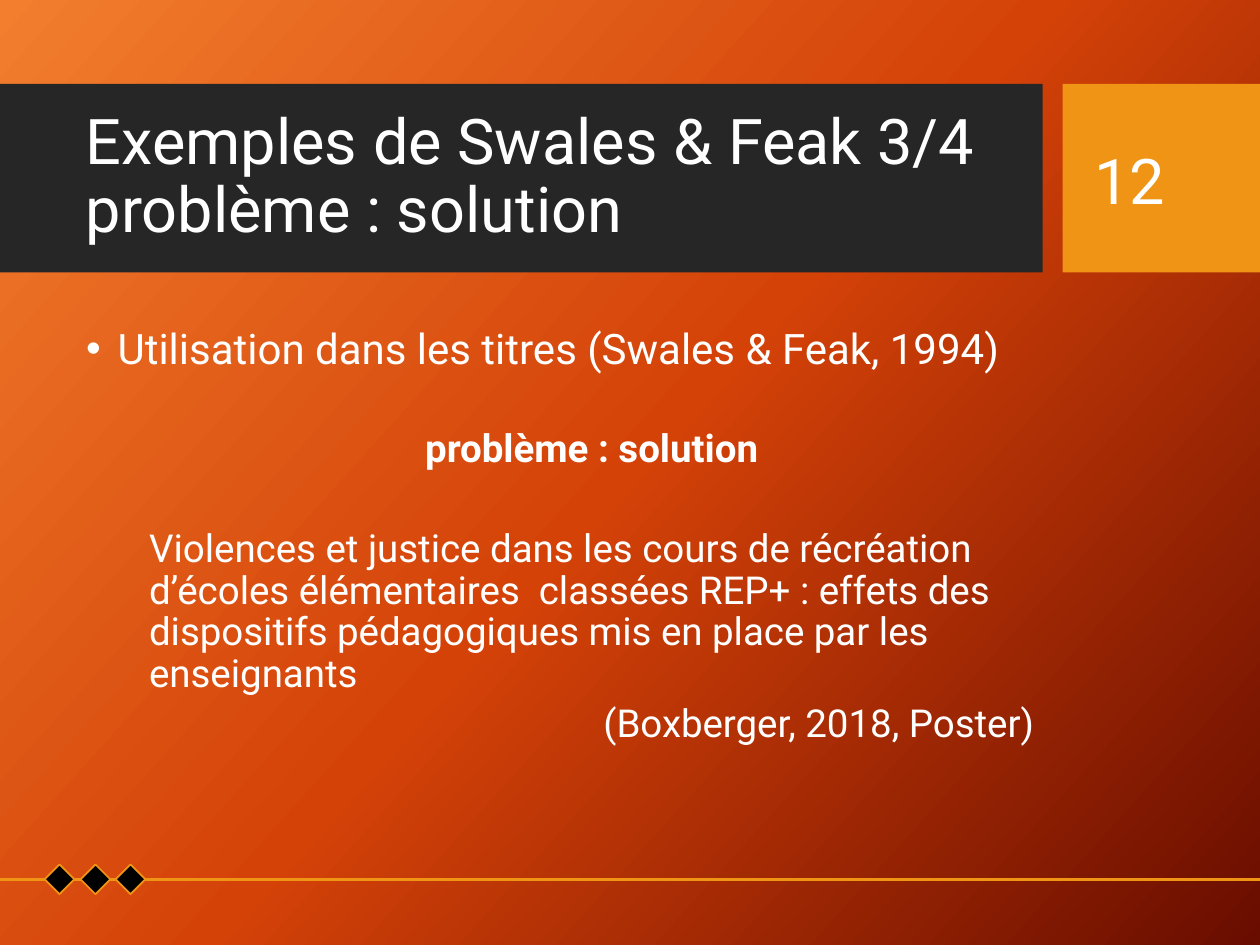
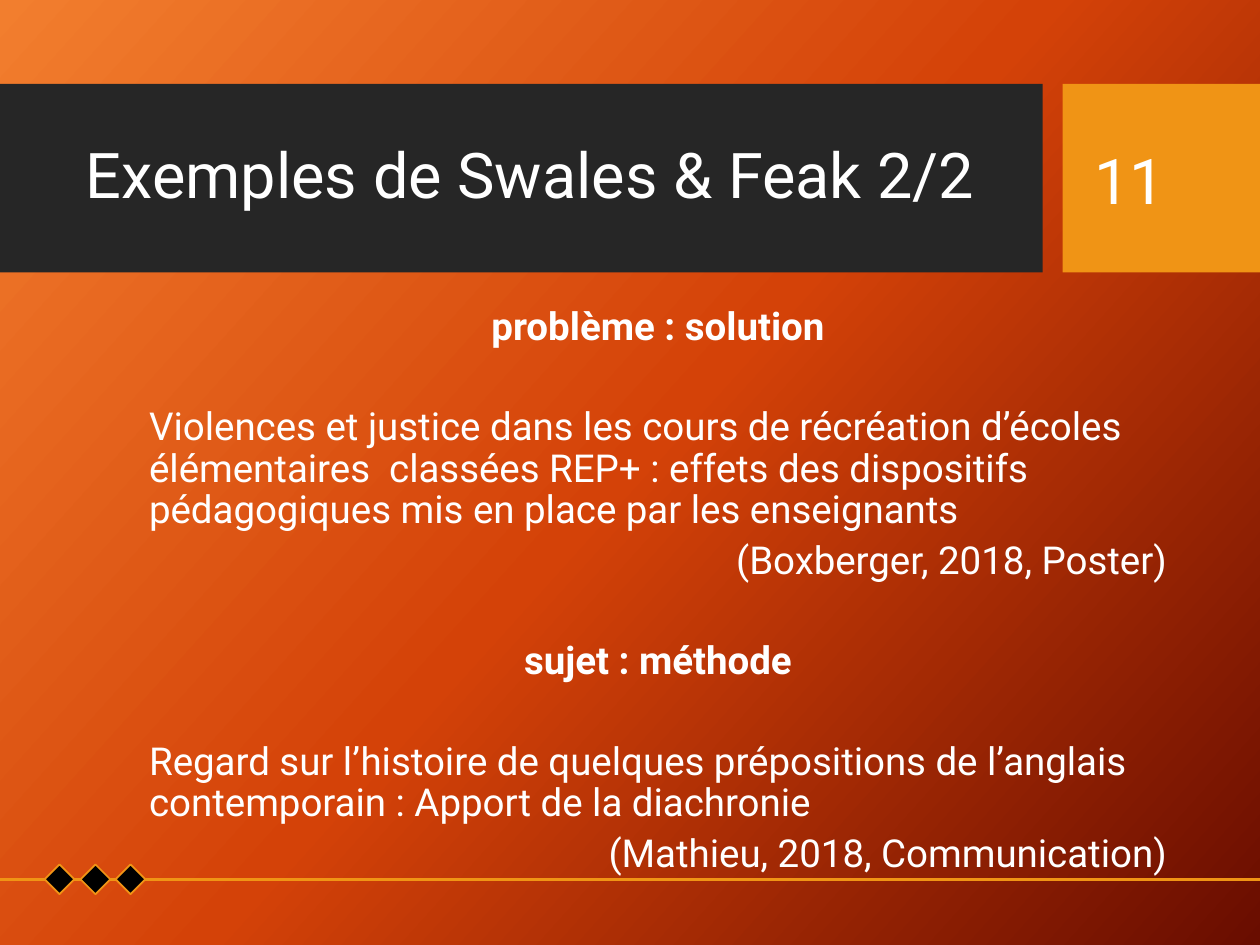
Before and after one commit to Xitog/tal, a slide deck: slide 11 of dossiers/Final - Présentation Projet de recherche.pptx (slide 12 before the commit). Drawn at 1260x945 pixels with LibreOffice and Linux fonts; fonts in the diff are those of the drawing; background and template pictures are left out. Boxes give left, top, right and bottom in pixels: in the first picture for what was removed or moved away, otherwise in the second. Text is boxed around its words. In the diff, an @@ line names an element or a change of style, - is before the commit and + after.

```diff
--- a/dossiers/Final - Présentation Projet de recherche.pptx
+++ b/dossiers/Final - Présentation Projet de recherche.pptx
@@ title at box(86, 150, 974, 211): text changed @@
-Exemples de Swales & Feak 3/4 problème : solution
+Exemples de Swales & Feak 2/2
@@ page number at box(1094, 159, 1165, 204): text changed @@
-12
+11
@@ text "problème : solution": place and size @@
-text "problème : solution" at box(118, 330, 1034, 746)
+text "problème : solution" at box(149, 311, 1167, 876)
@@ text at box(118, 330, 999, 374): paragraph removed @@
-• Utilisation dans les titres (Swales & Feak, 1994)
@@ text at box(149, 645, 1166, 876): paragraphs added @@
+  sujet : méthode
+  Regard sur l’histoire de quelques prépositions de l’anglais contemporain : Apport de la diachronie
+  (Mathieu, 2018, Communication)
```
Also in this commit, not shown: 17 other slides changed, 6 slides added, 2 slides removed.
